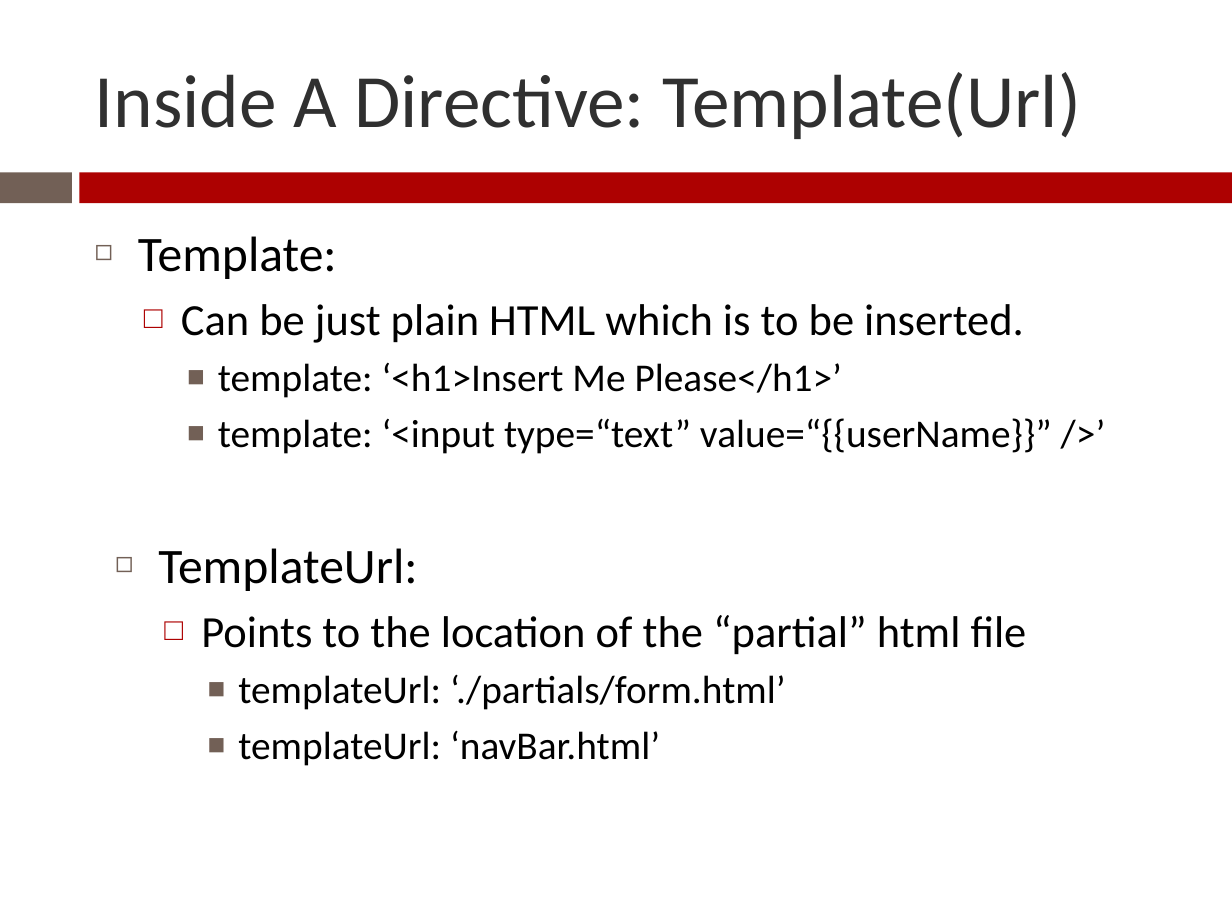
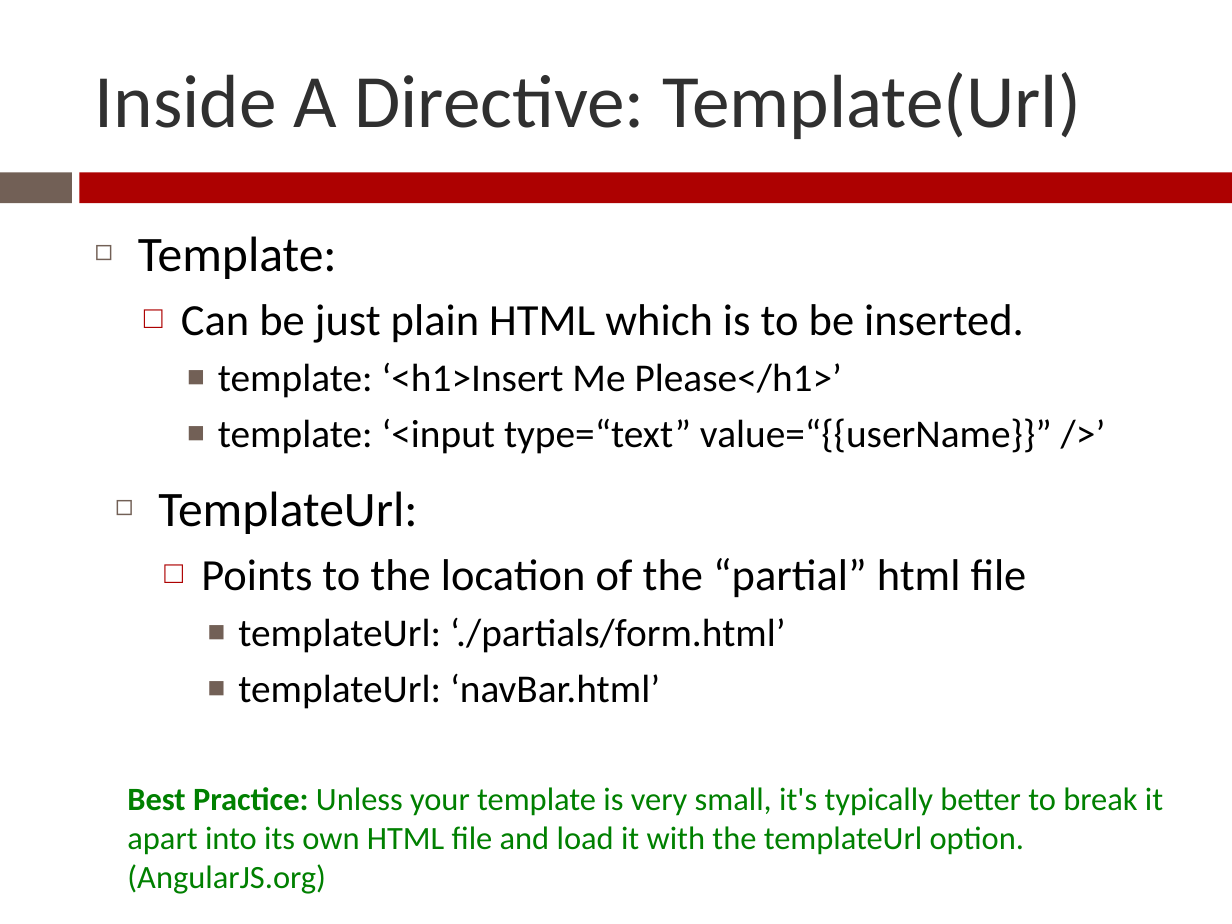
Before and after one commit to Zenitram-Oriaj/AngularJS_Directives, a slide deck: slide 14 of presentation/ajs_dir_presentation.pptx. Drawn at 1232x924 pixels with LibreOffice and Linux fonts; fonts in the diff are those of the drawing. Boxes give left, top, right and bottom in pixels: in the first picture for what was removed or moved away, otherwise in the second. Text is boxed around its words. In the diff, an @@ line names an element or a change of style, - is before the commit and + after.

```diff
--- a/presentation/ajs_dir_presentation.pptx
+++ b/presentation/ajs_dir_presentation.pptx
@@ text "TemplateUrl:" moved from (x1=158, y1=548, x2=1027, y2=766) to (x1=127, y1=491, x2=1163, y2=855) @@
@@ text at (x1=127, y1=787, x2=1163, y2=855): paragraph added @@
+Best Practice: Unless your template is very small, it's typically better to break it apart into its own HTML file and load it with the templateUrl option. (AngularJS.org)
```
Also in this commit, not shown: 3 other slides changed, 2 slides added, 4 other files.
